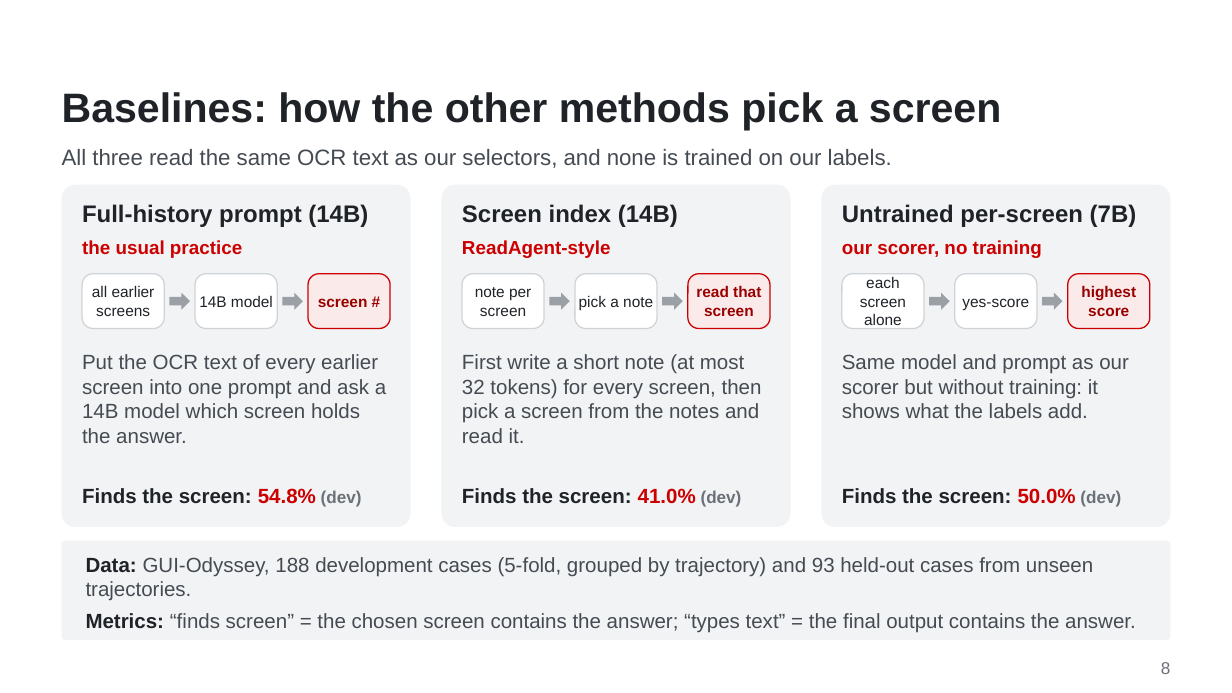
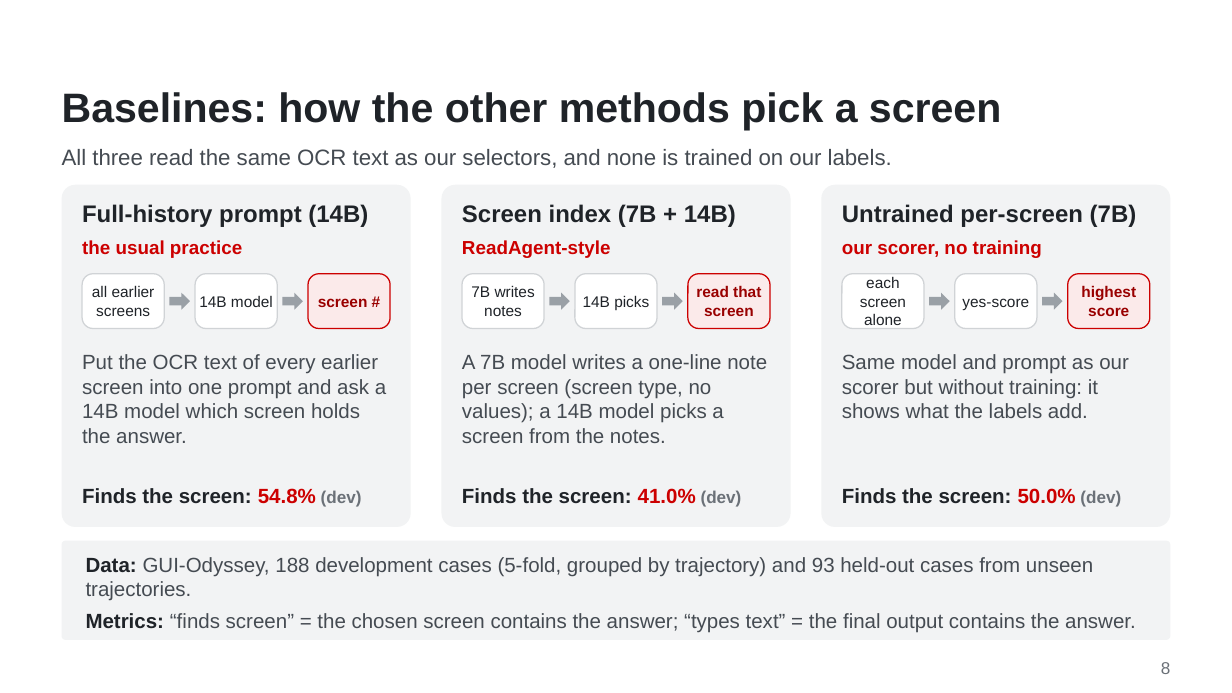
Before and after one commit to WMSlalalala/verifier-supervised-lookback, a slide deck: slide 8 of doc/Slides.pptx. Drawn at 1232x693 pixels with LibreOffice and Linux fonts; fonts in the diff are those of the drawing; background and template pictures are left out. Boxes give left, top, right and bottom in pixels: in the first picture for what was removed or moved away, otherwise in the second. Text is boxed around its words. In the diff, an @@ line names an element or a change of style, - is before the commit and + after.

```diff
--- a/doc/Slides.pptx
+++ b/doc/Slides.pptx
@@ text at (x1=462, y1=204, x2=736, y2=227): text changed @@
-Screen index (14B)
+Screen index (7B + 14B)
@@ text in rounded rectangle at (x1=471, y1=285, x2=535, y2=316): text changed @@
-note per screen
+7B writes notes
@@ text in rounded rectangle at (x1=583, y1=295, x2=649, y2=310): text changed @@
-pick a note
+14B picks
@@ text at (x1=462, y1=354, x2=767, y2=443): text changed @@
-First write a short note (at most 32 tokens) for every screen, then pick a screen from the notes and read it.
+A 7B model writes a one-line note per screen (screen type, no values); a 14B model picks a screen from the notes.
```
Also in this commit, not shown: 5 other files.
